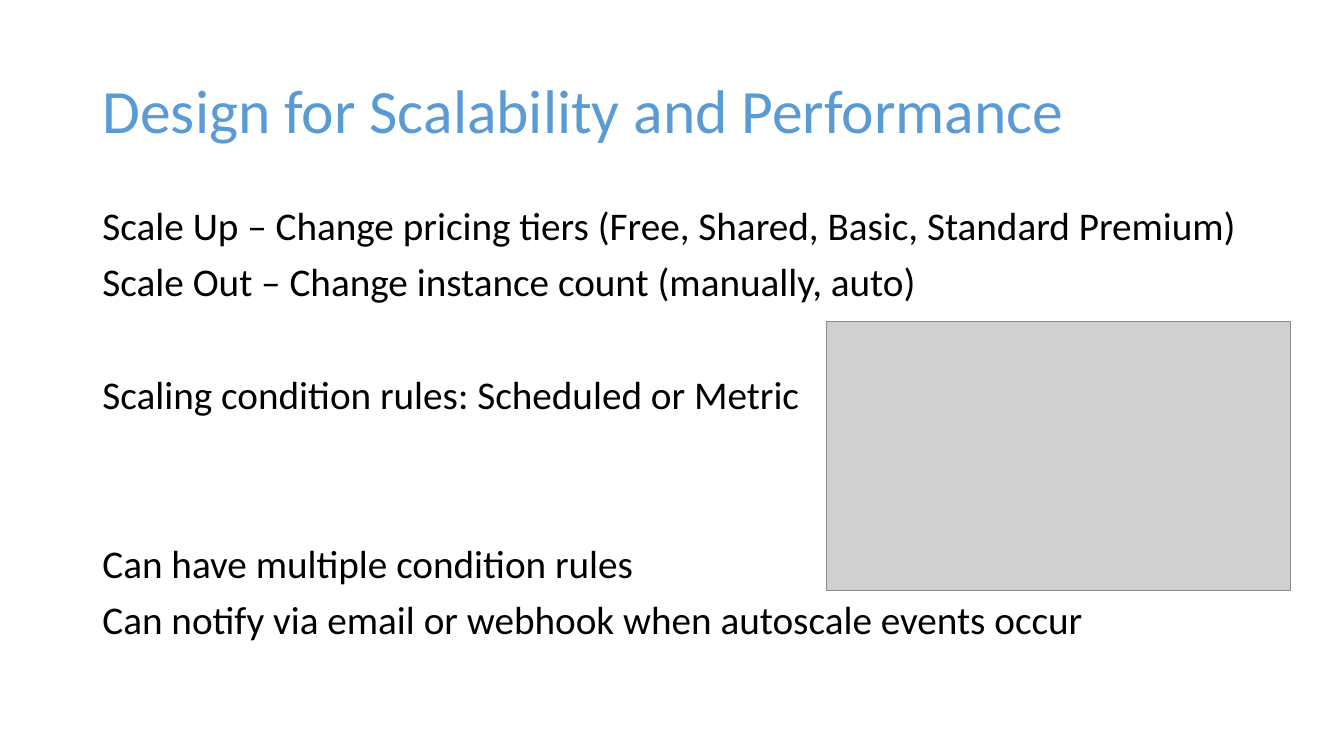
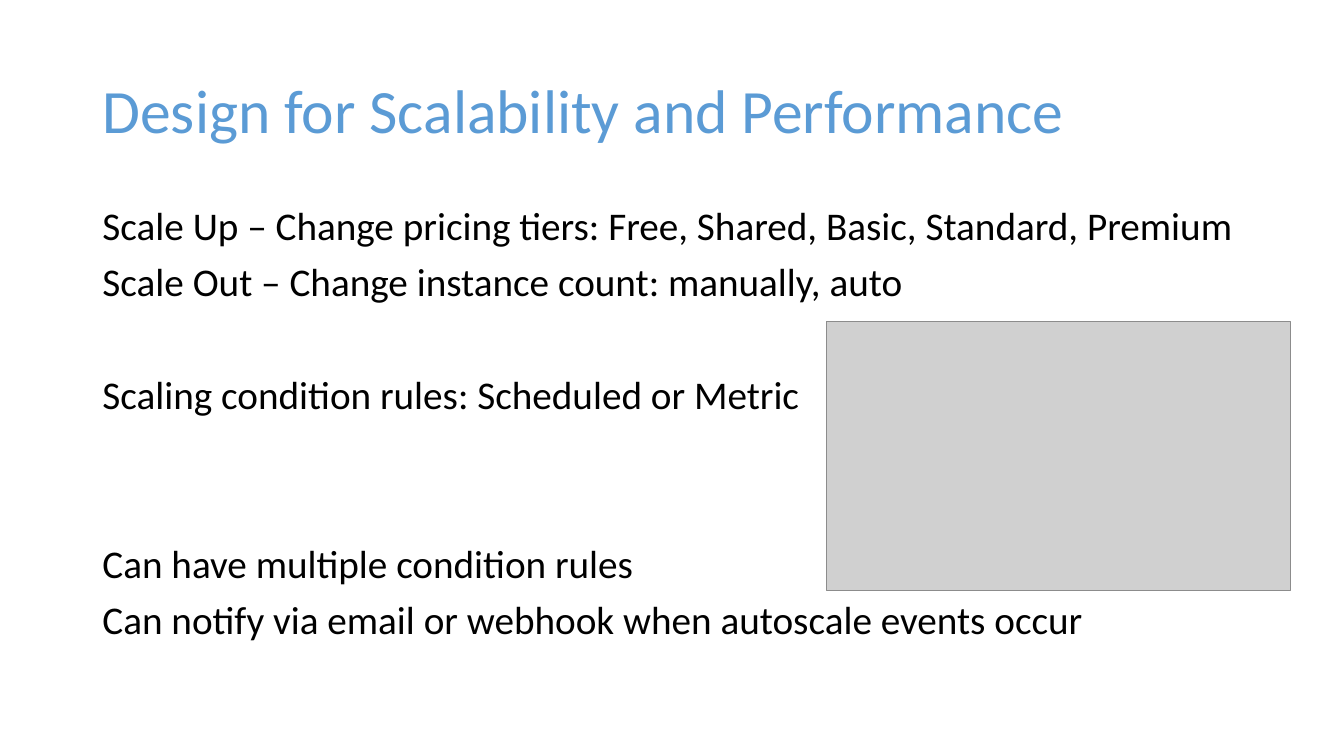
Before and after one commit to dstolts/70-534, a slide deck: slide 25 of Presentations/70-534-WebAndMobile.pptx. Drawn at 1344x756 pixels with LibreOffice and Linux fonts; fonts in the diff are those of the drawing; grey boxes stand for pictures. Boxes give left, top, right and bottom in pixels: in the first picture for what was removed or moved away, otherwise in the second. Text is boxed around its words. In the diff, an @@ line names an element or a change of style, - is before the commit and + after.

```diff
--- a/Presentations/70-534-WebAndMobile.pptx
+++ b/Presentations/70-534-WebAndMobile.pptx
@@ text at <box>102,212,1232,303</box>: text changed @@
-Scale Up – Change pricing tiers (Free, Shared, Basic, Standard Premium)
-Scale Out – Change instance count (manually, auto)
+Scale Up – Change pricing tiers: Free, Shared, Basic, Standard, Premium
+Scale Out – Change instance count: manually, auto
```
Also in this commit, not shown: 6 other slides changed.
